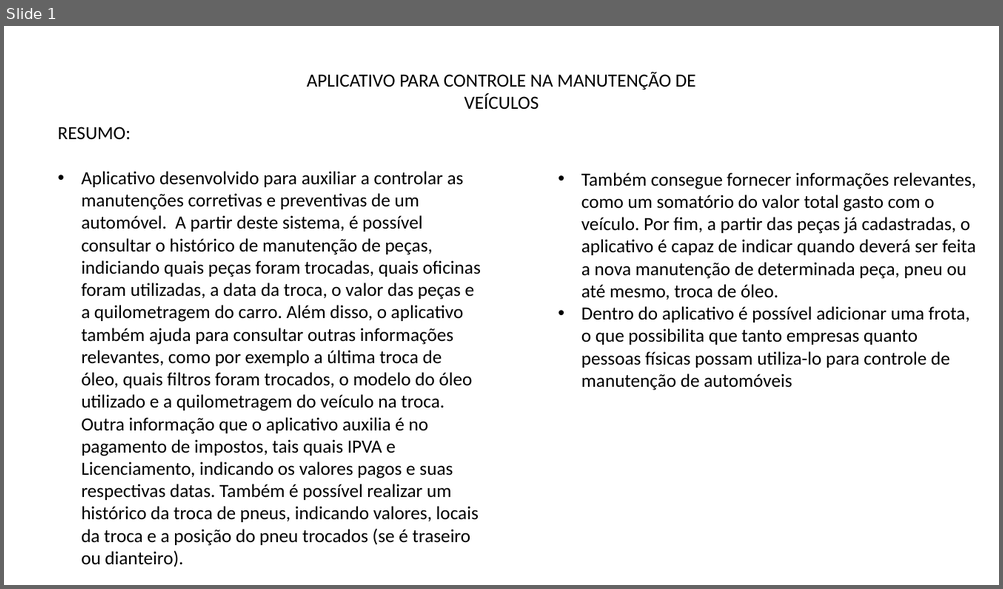
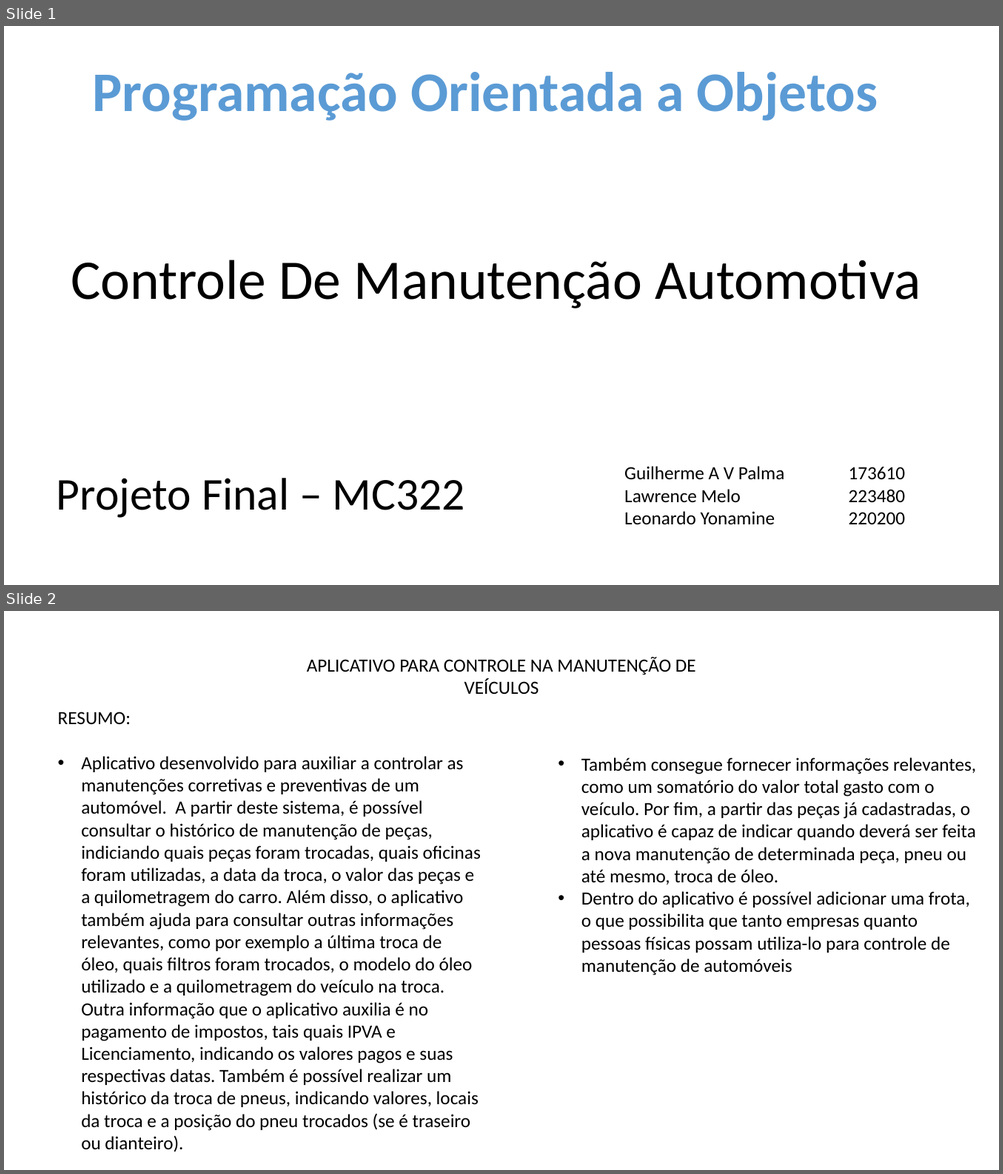
Before and after one commit to GuilhermeAVPalma/mc322_1s2023, a slide deck: ProjetoFinal/Projeto Final_REV01.pptx. Shown one above the other, each under a label of ours: slide 1 before the commit, slides 1 and 2 after it. The pictures are 1003x589 and 1003x1174 pixels, drawn with LibreOffice and Linux fonts; fonts in the diff are those of the drawing. Boxes give left, top, right and bottom in pixels: in the first picture for what was removed or moved away, otherwise in the second. Text is boxed around its words. In the diff, an @@ line names an element or a change of style, - is before the commit and + after.

```diff
--- a/ProjetoFinal/Projeto Final_REV01.pptx
+++ b/ProjetoFinal/Projeto Final_REV01.pptx
@@ slide 1 added at <box>4,26,999,585</box>, background #FFFFFF @@
@@ text added at <box>92,72,878,121</box>, 54 pt, text #5B9BD5, bold @@
+Programação Orientada a Objetos
@@ text added at <box>71,260,920,309</box>, 54 pt, text #000000 @@
+Controle De Manutenção Automotiva
@@ text added at <box>624,466,905,525</box>, 18 pt, text #000000 @@
+Guilherme A V Palma 173610
+Lawrence Melo 223480
+Leonardo Yonamine 220200
@@ title added at <box>57,478,465,518</box>, 44 pt, text #000000 @@
+Projeto Final – MC322
@@ what was slide 1 is now slide 2 @@
```
